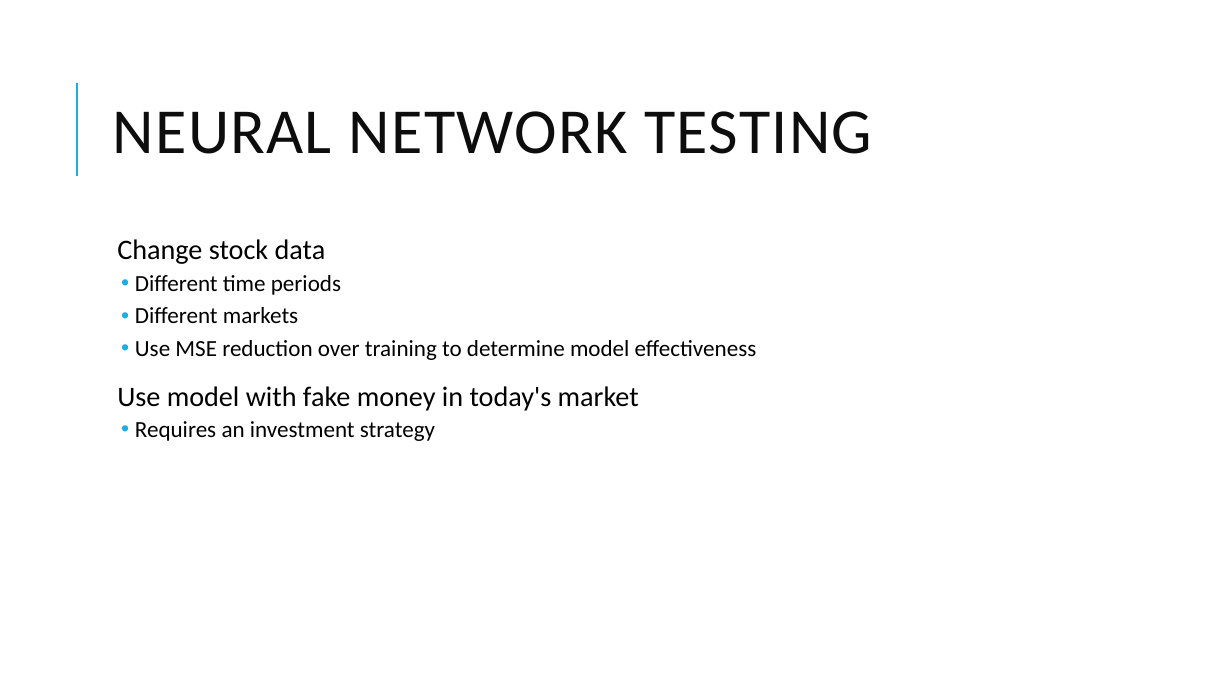
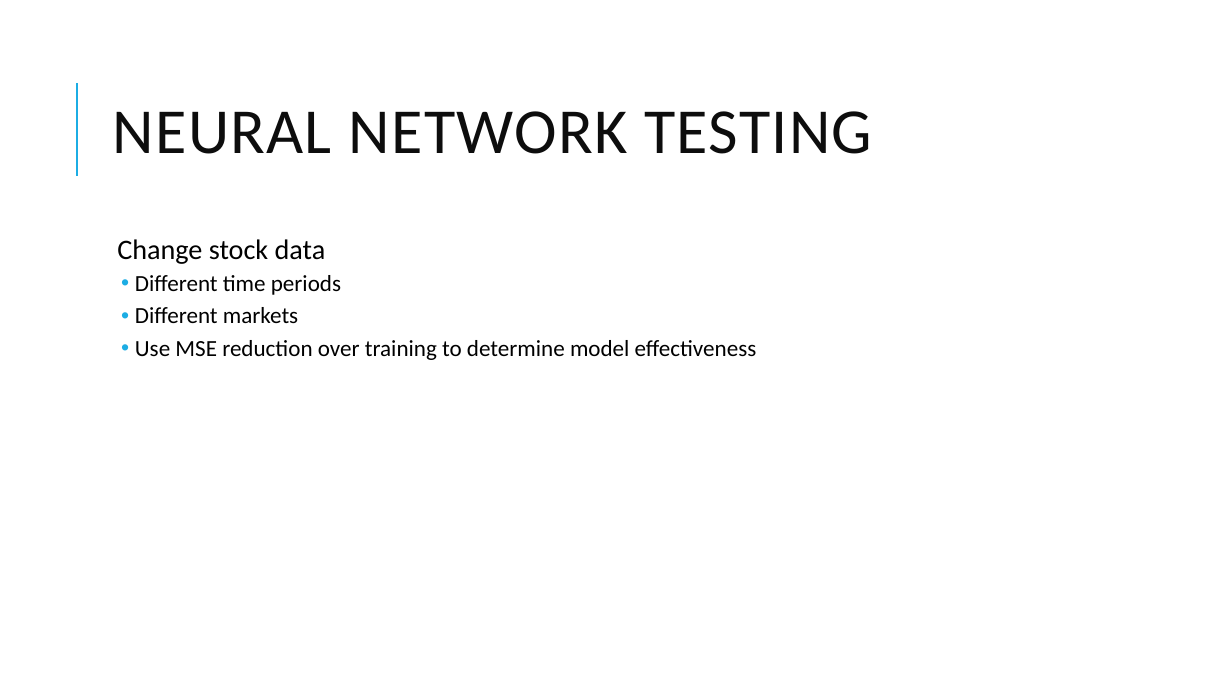
Before and after one commit to ahalex73/Stock_Market_Predictor, a slide deck: slide 10 of documentation/Final_Presentation.pptx (slide 11 before the commit). Drawn at 1232x693 pixels with LibreOffice and Linux fonts; fonts in the diff are those of the drawing. Boxes give left, top, right and bottom in pixels: in the first picture for what was removed or moved away, otherwise in the second. Text is boxed around its words. In the diff, an @@ line names an element or a change of style, - is before the commit and + after.

```diff
--- a/documentation/Final_Presentation.pptx
+++ b/documentation/Final_Presentation.pptx
@@ text at [117,386,639,441]: paragraphs removed @@
-  Use model with fake money in today's market
-  • Requires an investment strategy
```
Also in this commit, not shown: 3 other slides changed, 1 slide added, 3 slides removed, 26 other files.
